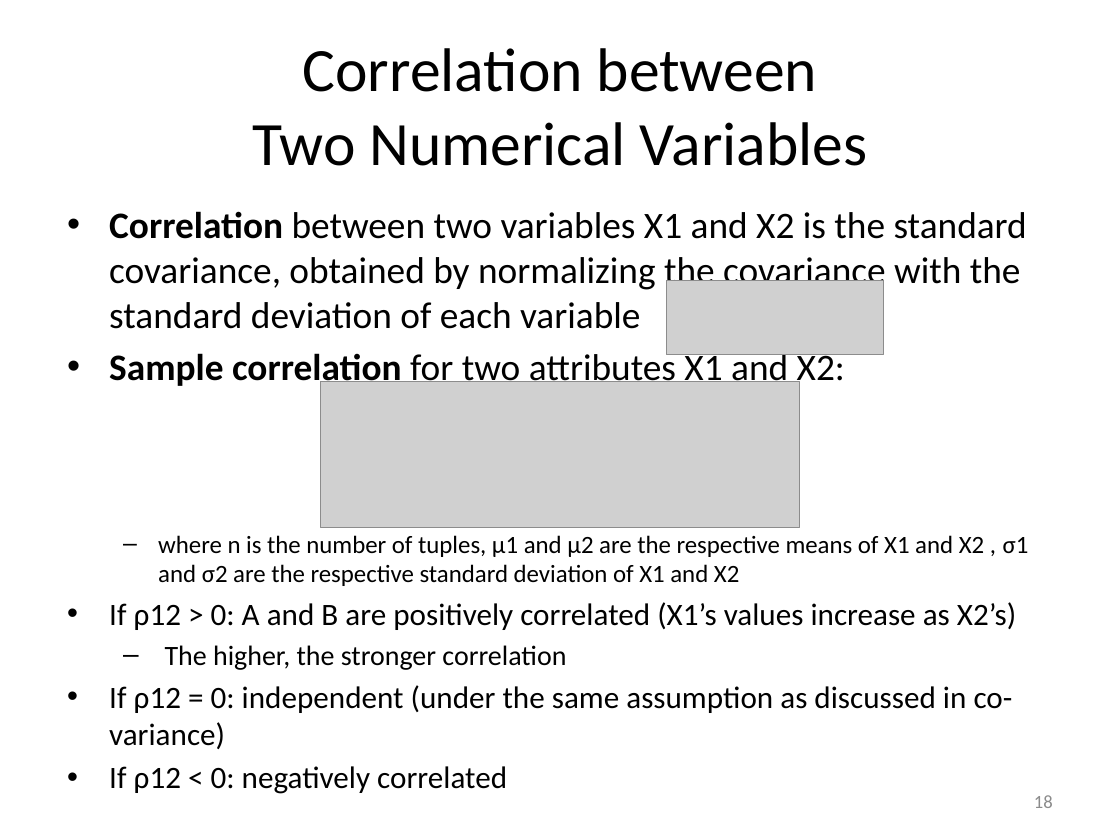
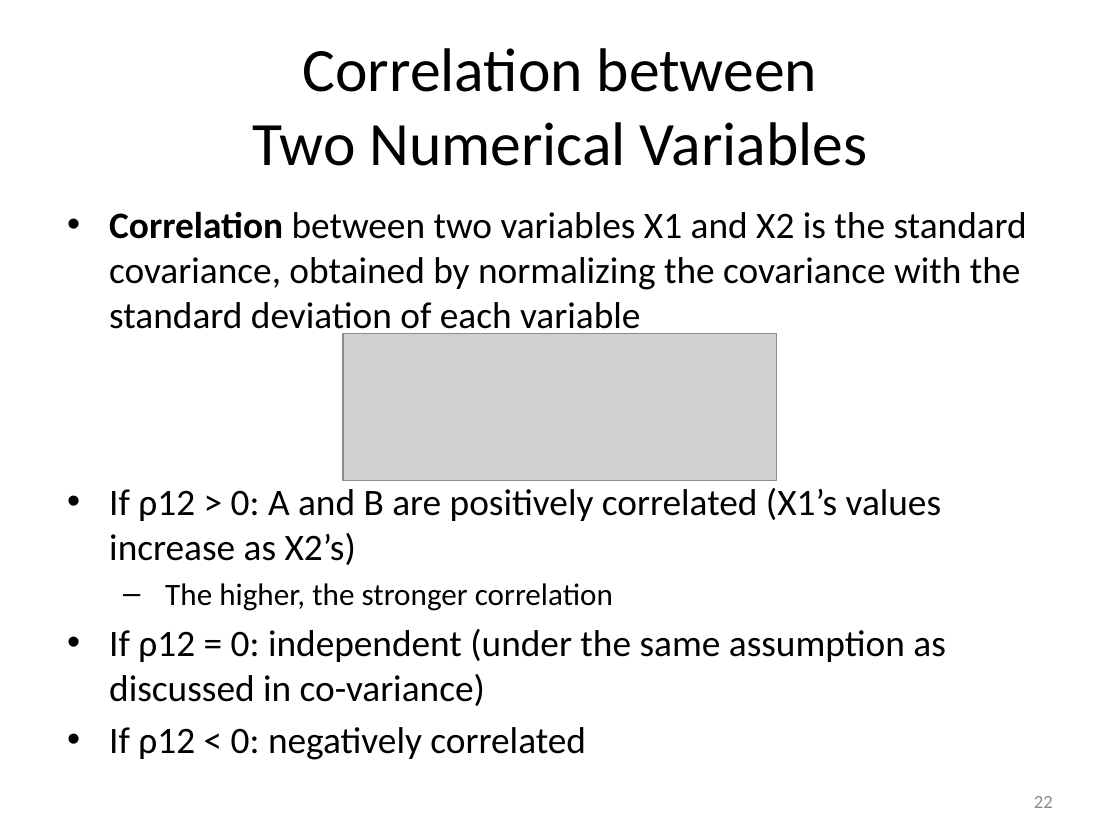
Before and after one commit to mjiang89/mjiang89.github.io, a slide deck: slide 22 of teaching/CS412Summer17-Chapter3.pptx (slide 18 before the commit). Drawn at 1120x840 pixels with LibreOffice and Linux fonts; fonts in the diff are those of the drawing; grey boxes stand for pictures. Boxes give left, top, right and bottom in pixels: in the first picture for what was removed or moved away, otherwise in the second. Text is boxed around its words. In the diff, an @@ line names an element or a change of style, - is before the commit and + after.

```diff
--- a/teaching/CS412Summer17-Chapter3.pptx
+++ b/teaching/CS412Summer17-Chapter3.pptx
@@ picture removed at (x1=666, y1=281, x2=884, y2=355) @@
@@ text at (x1=109, y1=349, x2=1029, y2=586): paragraphs removed @@
-• Sample correlation for two attributes X1 and X2:
-  – where n is the number of tuples, µ1 and µ2 are the respective means of X1 and X2 , σ1 and σ2 are the respective standard deviation of X1 and X2
@@ picture added at (x1=343, y1=334, x2=776, y2=480) @@
@@ picture removed at (x1=320, y1=382, x2=799, y2=528) @@
@@ text at (x1=109, y1=488, x2=945, y2=760): size 20 to 24 pt in "If ρ12 > 0: A and B ...", "If ρ12 = 0: independent (under the ...", "If ρ12 < 0: negatively correlated"; size 18 to 20 pt in "The higher, the stronger correlation" @@
@@ page number at (x1=1034, y1=796, x2=1053, y2=808): text changed @@
-18
+22
```
Also in this commit, not shown: 8 other slides changed, 4 slides added, 2 other files.
